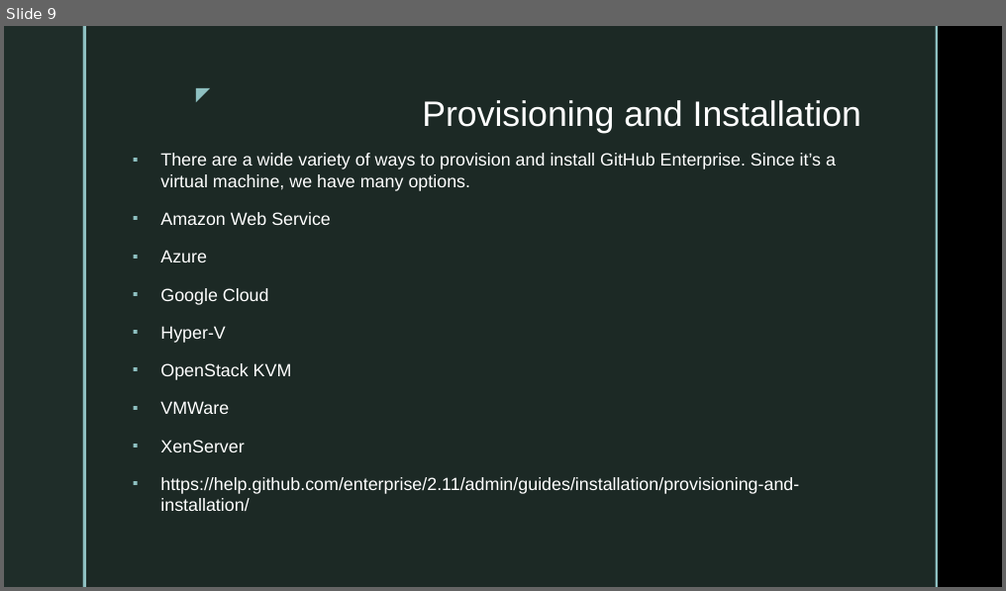
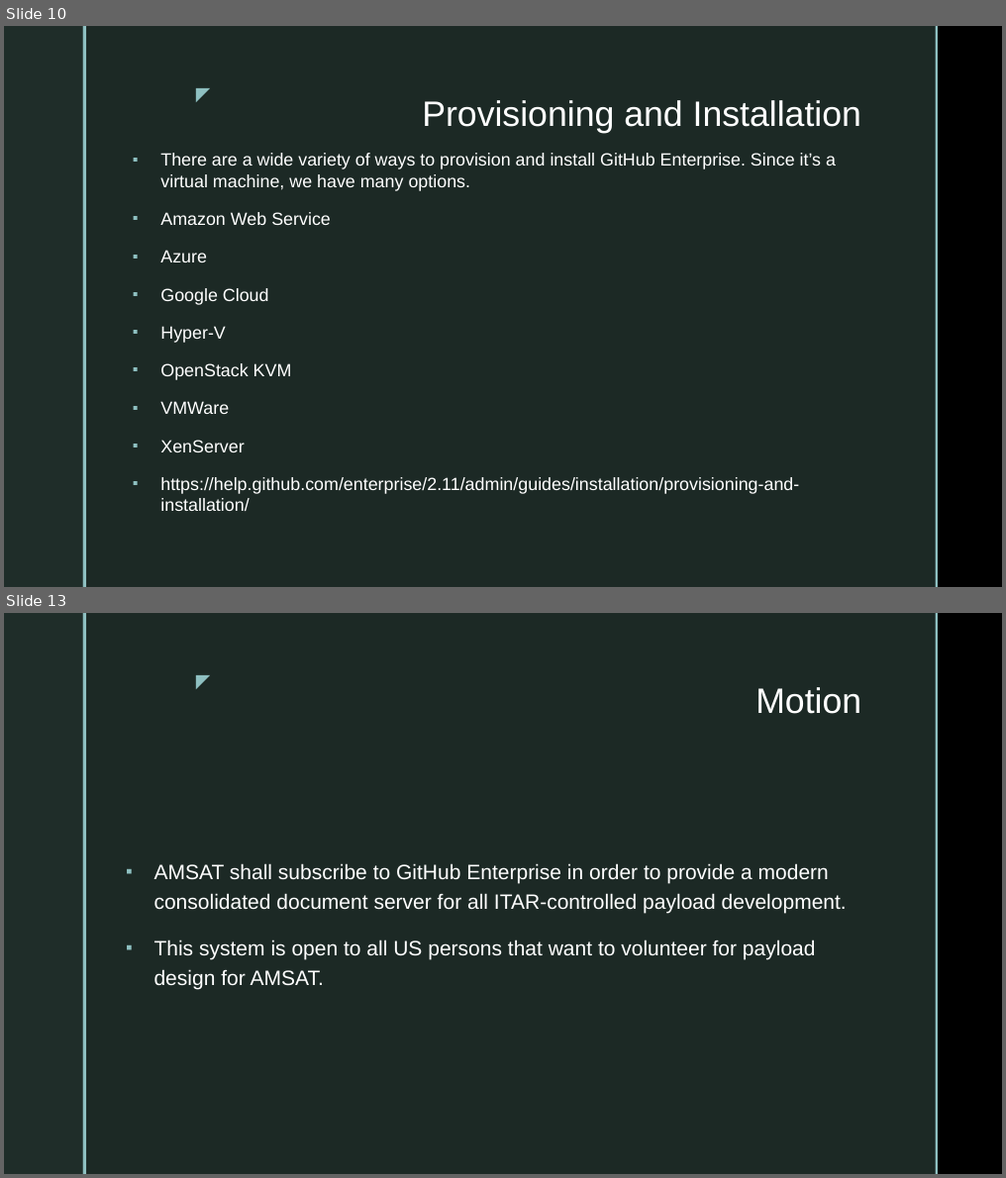
Before and after one commit to OpenResearchInstitute/documents, a slide deck: Papers_Articles_Presentations/Slide_Presentations/20171208_GitHubEnterpriseProposal.pptx. Shown one above the other, each under a label of ours: slide 9 before the commit, slides 10 and 13 after it; the slides between them are not shown. The pictures are 1006x591 and 1006x1178 pixels, drawn with LibreOffice and Linux fonts; fonts in the diff are those of the drawing; background and template pictures are left out. Boxes give left, top, right and bottom in pixels: in the first picture for what was removed or moved away, otherwise in the second. Text is boxed around its words. In the diff, an @@ line names an element or a change of style, - is before the commit and + after.

Commit message:
updated GitHub Enterprise proposal
Not for us, but to help payload teams at AMSAT.

```diff
--- a/Papers_Articles_Presentations/Slide_Presentations/20171208_GitHubEnterpriseProposal.pptx
+++ b/Papers_Articles_Presentations/Slide_Presentations/20171208_GitHubEnterpriseProposal.pptx
@@ slide 13 added at (4,613,1002,1174), background picture (left out); not listed: 5 template elements that a slide beside it also shows @@
@@ title added at (755,687,861,714), 34 pt, text #FFFFFF @@
+Motion
@@ text added at (154,863,846,990), 20 pt, text #FFFFFF @@
+▪ AMSAT shall subscribe to GitHub Enterprise in order to provide a modern consolidated document server for all ITAR-controlled payload development.
+▪ This system is open to all US persons that want to volunteer for payload design for AMSAT.
@@ what was slide 9 is now slide 10 @@
```
Also in this commit, not shown: 6 slides changed, 1 other slide added, 2 other files.
